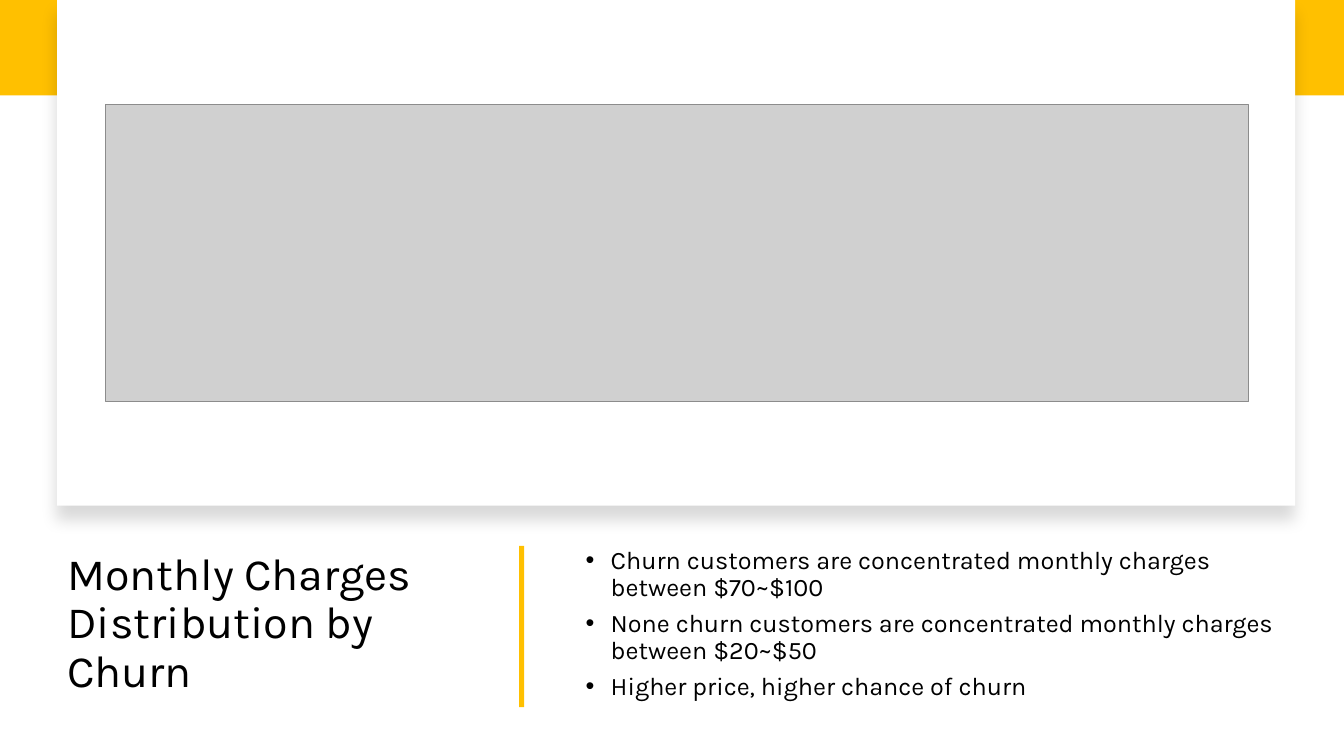
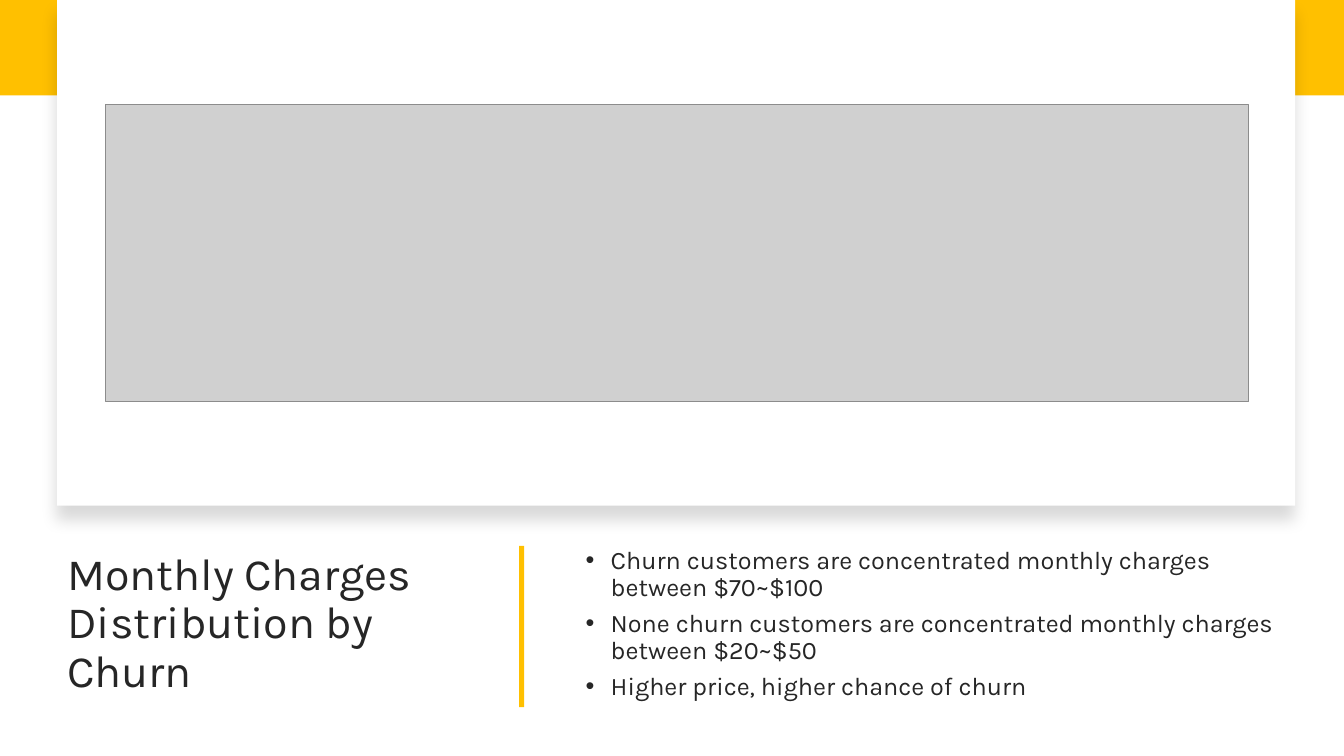
Before and after one commit to KoreanBeaver/Telco-Customer-Churn-Prediction, a slide deck: slide 4 of resources/Telco Customer Churn Analysis.pptx. Drawn at 1344x756 pixels with LibreOffice and Linux fonts; fonts in the diff are those of the drawing; grey boxes stand for pictures. Boxes give left, top, right and bottom in pixels: in the first picture for what was removed or moved away, otherwise in the second. Text is boxed around its words. In the diff, an @@ line names an element or a change of style, - is before the commit and + after.

```diff
--- a/resources/Telco Customer Churn Analysis.pptx
+++ b/resources/Telco Customer Churn Analysis.pptx
@@ text "Monthly Charges Distribution by Churn" at bbox=[67, 559, 410, 688]: text colour #000000 to #262626 @@
@@ text "Churn customers are concentrated monthly ..." at bbox=[611, 552, 1273, 701]: text colour #000000 to #262626 @@
```
Also in this commit, not shown: 7 other slides changed, 1 other file.
